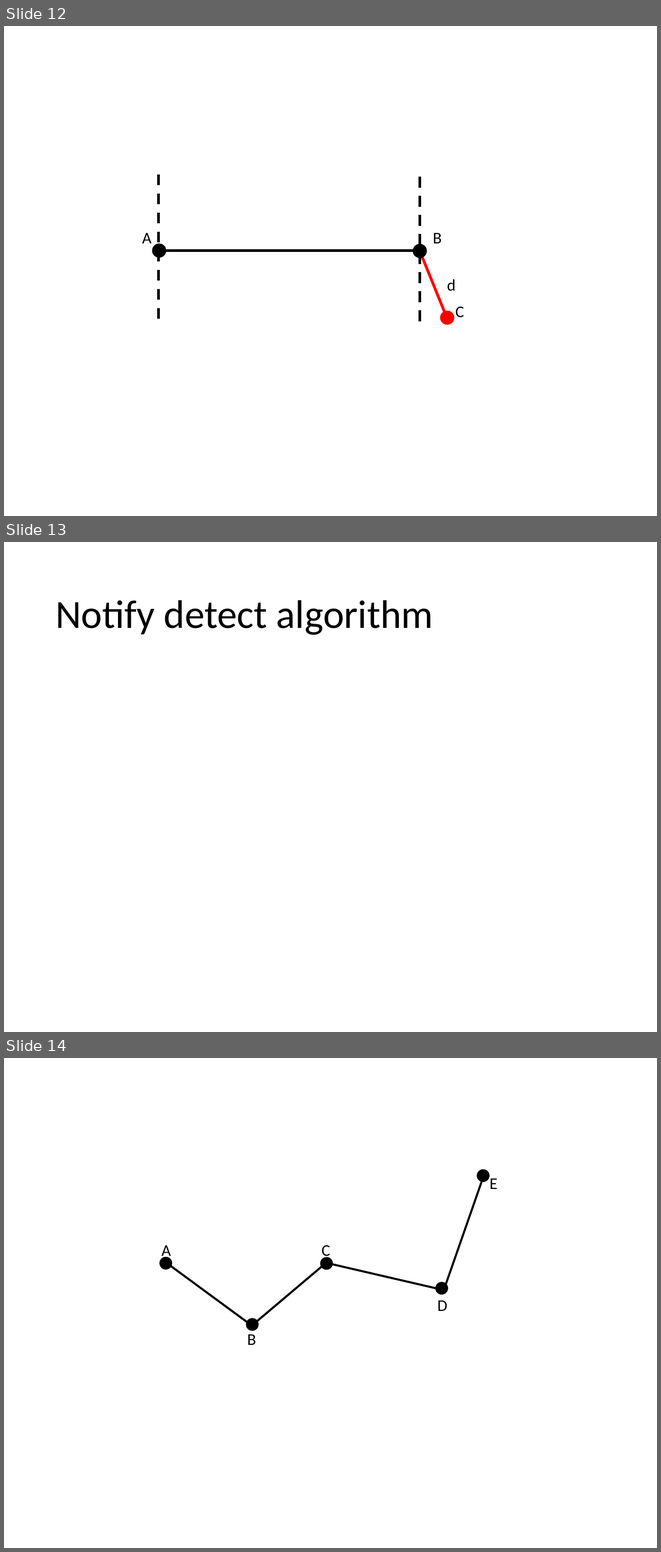
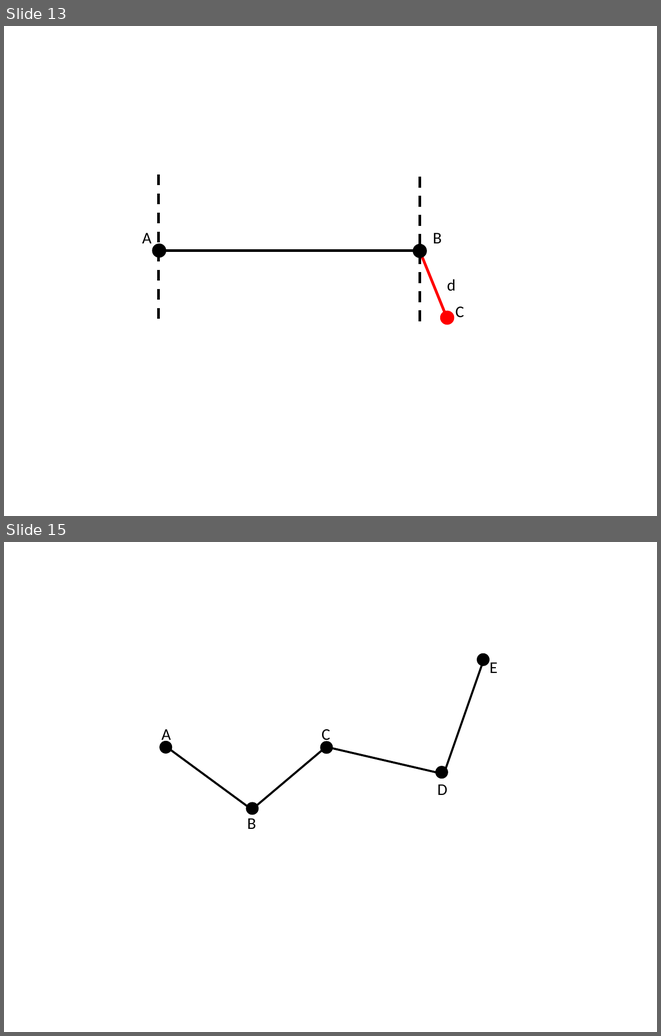
Before and after one commit to hqt/street-router, a slide deck: Document/presentation/nam/notify right route.pptx. Shown one above the other, each under a label of ours: slides 12, 13 and 14 before the commit, slides 13 and 15 after it; the slides between them are not shown. The pictures are 661x1552 and 661x1036 pixels, drawn with LibreOffice and Linux fonts; fonts in the diff are those of the drawing. Boxes give left, top, right and bottom in pixels: in the first picture for what was removed or moved away, otherwise in the second. Text is boxed around its words. In the diff, an @@ line names an element or a change of style, - is before the commit and + after.

Commit message:
update notify right route

```diff
--- a/Document/presentation/nam/notify right route.pptx
+++ b/Document/presentation/nam/notify right route.pptx
@@ slide 13 removed at bbox=[4, 542, 657, 1032], background #FFFFFF @@
@@ title removed at bbox=[55, 600, 433, 635] @@
-Notify detect algorithm
@@ what was slide 12 is now slide 13 @@
@@ what was slide 14 is now slide 15 @@
```
Also in this commit, not shown: 4 slides changed, 2 slides added.
